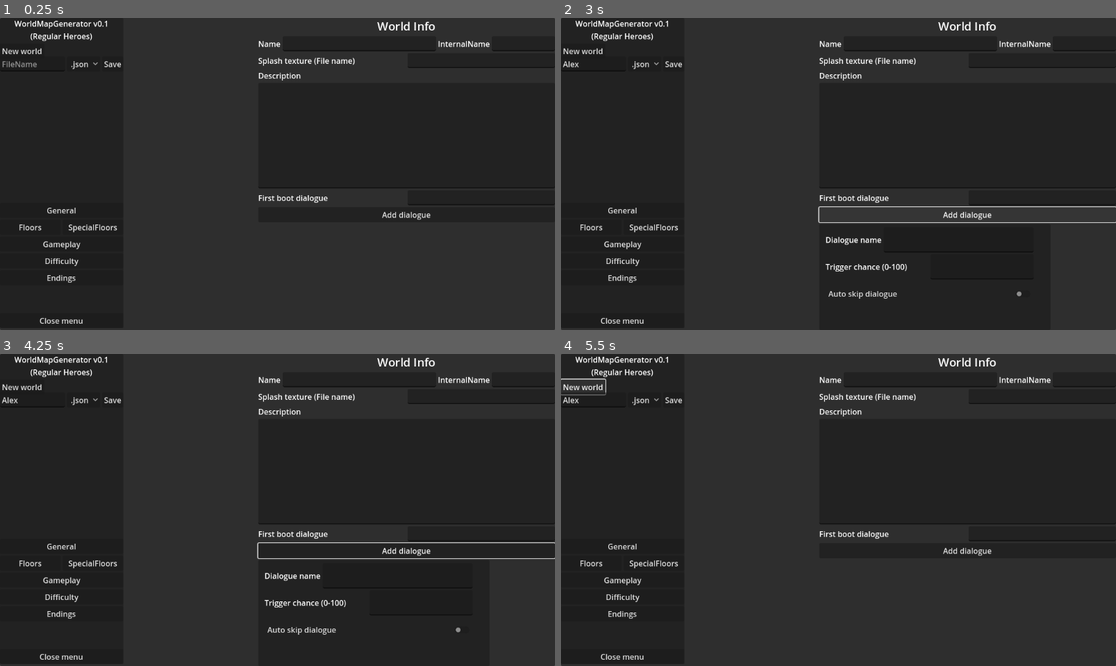
Above: before the commit, frames 1-4 (two rows, left to right).
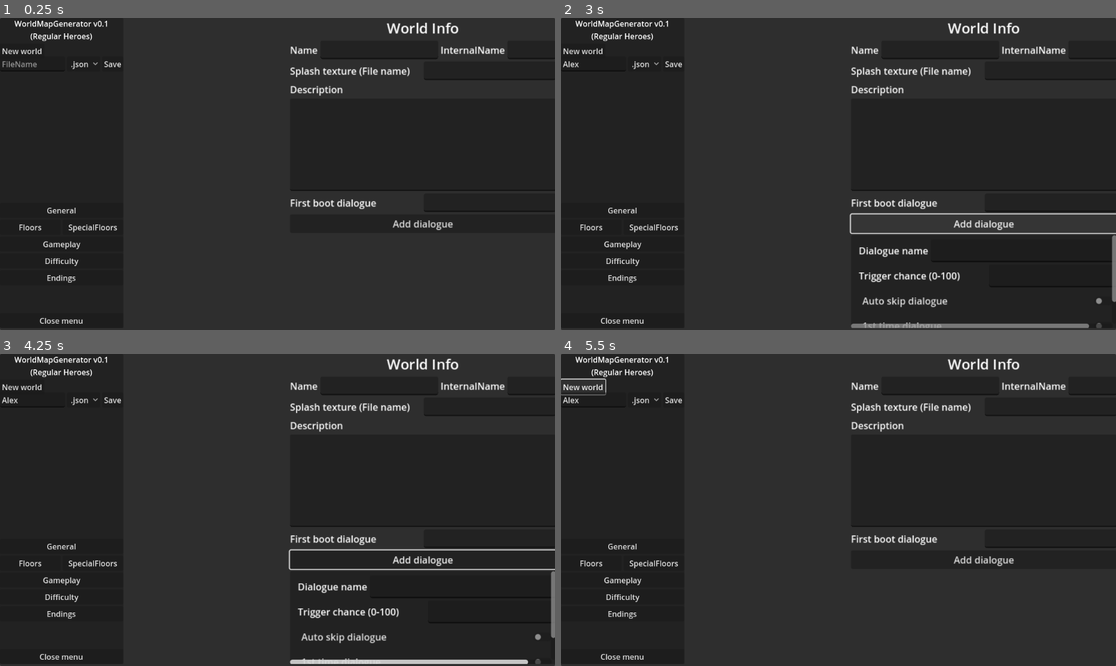
Above: after the commit, the same moments.

Repository: j-madariaga/godot-regh-world-creator
Game: Godot game, scene res://src/Scenes/MainWindow.tscn
Same seed, same stepped clock (60 frames per second), same inputs: the game is played once before the commit and once after it.
Inputs (mouse positions are in pixels of both pictures, inside the frame that each line leads up to):
- Up to frame 1 (0.25 s): no input
- Up to frame 2 (3 s): click (594, 64) at 0.52 s; type "Alex" at 0.6 s; click ".json" at 1.25 s; click "Save" at 2 s; click "Add dialogue" at 2.75 s
- Up to frame 3 (4.25 s): click (427, 662) at 3.5 s, where only the run after the commit has a clickable "1st time dialogue"
- Up to frame 4 (5.5 s): click "New world" at 4.25 s; click "New world" at 5 s

The runs differ from the first frame. In frame 1, 2.2% of the frame differs, in the area x 46-100%, y 1-68%; in frame 2, 5.0%; in frame 3, 5.1%, in the area x 46-100%, y 1-100%; in frame 4, 2.2%.
Error in both runs: Attempt to call function 'is_open' in base 'null instance' on a null instance. (res://src/Scripts/UI/WorldMapCreator.gd:203)

Commit message:
Fight events serialization

Diff:
--- a/src/Scenes/DialogueEntry.tscn
+++ b/src/Scenes/DialogueEntry.tscn
@@ -47,3 +47,8 @@
 layout_mode = 2
 size_flags_vertical = 3
 text = "Auto skip dialogue"
+
+[node name="FirstBoot" type="CheckButton" parent="Organizer"]
+layout_mode = 2
+size_flags_vertical = 3
+text = "1st time dialogue"
--- a/src/Scenes/EventScroll.tscn
+++ b/src/Scenes/EventScroll.tscn
@@ -3,8 +3,9 @@
 [ext_resource type="Script" uid="uid://dvv8dfahspulf" path="res://src/Scripts/UI/EventScroll.gd" id="1_14dsc"]
 
 [node name="EventScrollHolder" type="VBoxContainer"]
-offset_right = 528.0
-offset_bottom = 235.0
+custom_minimum_size = Vector2(550, 350)
+offset_right = 550.0
+offset_bottom = 350.0
 script = ExtResource("1_14dsc")
 
 [node name="Buttons" type="HBoxContainer" parent="."]
--- a/src/Scenes/FightEventData.tscn
+++ /dev/null
@@ -1,20 +0,0 @@
-[gd_scene format=3 uid="uid://b24c4ykkqk73t"]
-
-[node name="FightEvent" type="PanelContainer"]
-offset_right = 583.0
-offset_bottom = 237.0
-
-[node name="VBoxContainer" type="VBoxContainer" parent="."]
-layout_mode = 2
-
-[node name="HBoxContainer" type="HBoxContainer" parent="VBoxContainer"]
-layout_mode = 2
-
-[node name="Label" type="Label" parent="VBoxContainer/HBoxContainer"]
-layout_mode = 2
-size_flags_horizontal = 3
-text = "Enemy resource"
-
-[node name="LineEdit" type="LineEdit" parent="VBoxContainer/HBoxContainer"]
-layout_mode = 2
-size_flags_horizontal = 3
--- /dev/null
+++ b/src/Scenes/FightEventObj.tscn
@@ -0,0 +1,80 @@
+[gd_scene load_steps=2 format=3 uid="uid://b24c4ykkqk73t"]
+
+[ext_resource type="Script" uid="uid://cyhkcf35jbwdh" path="res://src/Scripts/UI/FightEncounterObj.gd" id="1_htdm7"]
+
+[node name="FightEventObj" type="PanelContainer"]
+custom_minimum_size = Vector2(300, 440)
+offset_right = 583.0
+offset_bottom = 430.0
+script = ExtResource("1_htdm7")
+
+[node name="VBoxContainer" type="VBoxContainer" parent="."]
+layout_mode = 2
+
+[node name="Name" type="HBoxContainer" parent="VBoxContainer"]
+layout_mode = 2
+size_flags_horizontal = 5
+size_flags_vertical = 3
+
+[node name="Label" type="Label" parent="VBoxContainer/Name"]
+layout_mode = 2
+size_flags_horizontal = 3
+text = "Event name"
+
+[node name="EventName" type="LineEdit" parent="VBoxContainer/Name"]
+layout_mode = 2
+size_flags_horizontal = 3
+
+[node name="Description" type="VBoxContainer" parent="VBoxContainer"]
+layout_mode = 2
+size_flags_horizontal = 5
+size_flags_vertical = 3
+size_flags_stretch_ratio = 2.76
+
+[node name="Label" type="Label" parent="VBoxContainer/Description"]
+layout_mode = 2
+size_flags_horizontal = 3
+text = "Description"
+
+[node name="DescInput" type="TextEdit" parent="VBoxContainer/Description"]
+layout_mode = 2
+size_flags_horizontal = 3
+size_flags_vertical = 3
+size_flags_stretch_ratio = 0.18
+
+[node name="Resource" type="HBoxContainer" parent="VBoxContainer"]
+layout_mode = 2
+size_flags_horizontal = 5
+size_flags_vertical = 3
+
+[node name="Label" type="Label" parent="VBoxContainer/Resource"]
+layout_mode = 2
+size_flags_horizontal = 3
+text = "Enemy resource"
+
+[node name="EnemyName" type="LineEdit" parent="VBoxContainer/Resource"]
+layout_mode = 2
+size_flags_horizontal = 3
+
+[node name="DialogueLabel" type="Label" parent="VBoxContainer"]
+layout_mode = 2
+size_flags_horizontal = 5
+size_flags_vertical = 3
+text = "Dialogue data"
+
+[node name="Button" type="Button" parent="VBoxContainer"]
+layout_mode = 2
+size_flags_horizontal = 0
+text = "Add dialogue"
+
+[node name="Scroll" type="ScrollContainer" parent="VBoxContainer"]
+layout_mode = 2
+size_flags_vertical = 3
+size_flags_stretch_ratio = 5.75
+
+[node name="DialogueList" type="HBoxContainer" parent="VBoxContainer/Scroll"]
+layout_mode = 2
+size_flags_horizontal = 3
+size_flags_vertical = 3
+
+[connection signal="button_up" from="VBoxContainer/Button" to="." method="AddDialogue"]
--- a/src/Scenes/FloorButton.tscn
+++ b/src/Scenes/FloorButton.tscn
@@ -1,10 +1,11 @@
-[gd_scene load_steps=2 format=3 uid="uid://bkwmth6t26t4"]
+[gd_scene load_steps=3 format=3 uid="uid://bkwmth6t26t4"]
 
 [ext_resource type="Script" uid="uid://dhpj1qiwluv4u" path="res://src/Scripts/UI/FloorButton.gd" id="1_axj3p"]
+[ext_resource type="PackedScene" uid="uid://b0xm4255gttf5" path="res://src/Scenes/EventScroll.tscn" id="2_ha7n5"]
 
 [node name="FloorButton" type="PanelContainer"]
 self_modulate = Color(0, 1, 1, 1)
-custom_minimum_size = Vector2(700, 300)
+custom_minimum_size = Vector2(700, 400)
 anchors_preset = -1
 anchor_right = 0.608
 anchor_bottom = 0.463
@@ -17,7 +18,7 @@
 
 [node name="HBoxContainer" type="HBoxContainer" parent="Organizer"]
 layout_mode = 2
-offset_right = 663.0
+offset_right = 701.0
 offset_bottom = 31.0
 
 [node name="FloorTag" type="Label" parent="Organizer/HBoxContainer"]
@@ -44,8 +45,8 @@
 visible = false
 layout_mode = 2
 offset_top = 35.0
-offset_right = 663.0
-offset_bottom = 234.0
+offset_right = 700.0
+offset_bottom = 272.0
 size_flags_vertical = 3
 
 [node name="Right" type="VBoxContainer" parent="Organizer/GeneralInfoData"]
@@ -77,6 +78,8 @@
 layout_mode = 2
 size_flags_horizontal = 3
 size_flags_vertical = 3
+wrap_mode = 1
+autowrap_mode = 2
 
 [node name="Splash" type="VBoxContainer" parent="Organizer/GeneralInfoData/Right"]
 layout_mode = 2
@@ -103,9 +106,10 @@
 [node name="MapGenData" type="HBoxContainer" parent="Organizer"]
 visible = false
 layout_mode = 2
+offset_left = 29.0
 offset_top = 36.0
-offset_right = 663.0
-offset_bottom = 232.0
+offset_right = 683.0
+offset_bottom = 282.0
 size_flags_vertical = 3
 
 [node name="Right" type="VBoxContainer" parent="Organizer/MapGenData"]
@@ -215,8 +219,8 @@
 [node name="EventData" type="HBoxContainer" parent="Organizer"]
 layout_mode = 2
 offset_top = 36.0
-offset_right = 665.0
-offset_bottom = 233.0
+offset_right = 693.0
+offset_bottom = 362.0
 size_flags_vertical = 3
 
 [node name="Right" type="VBoxContainer" parent="Organizer/EventData"]
@@ -260,6 +264,8 @@
 size_flags_stretch_ratio = 2.44
 current_tab = 0
 tab_close_display_policy = 1
+drag_to_rearrange_enabled = true
+deselect_enabled = true
 tab_count = 3
 tab_0/title = "FIGHT"
 tab_1/title = "ENCOUNTER"
@@ -269,12 +275,23 @@
 layout_mode = 2
 size_flags_vertical = 3
 
+[node name="EventScrollHolder" parent="Organizer/EventData/Right/ScrollHolder" instance=ExtResource("2_ha7n5")]
+layout_mode = 0
+
+[node name="EventScrollHolder2" parent="Organizer/EventData/Right/ScrollHolder" instance=ExtResource("2_ha7n5")]
+visible = false
+layout_mode = 0
+
+[node name="EventScrollHolder3" parent="Organizer/EventData/Right/ScrollHolder" instance=ExtResource("2_ha7n5")]
+visible = false
+layout_mode = 0
+
 [node name="DialogueData" type="HBoxContainer" parent="Organizer"]
 visible = false
 layout_mode = 2
 offset_top = 36.0
-offset_right = 665.0
-offset_bottom = 233.0
+offset_right = 697.0
+offset_bottom = 327.0
 size_flags_vertical = 3
 
 [node name="Right" type="VBoxContainer" parent="Organizer/DialogueData"]
--- a/src/Scenes/MainWindow.tscn
+++ b/src/Scenes/MainWindow.tscn
@@ -124,13 +124,16 @@
 
 [node name="WorldInfoScreen" type="VBoxContainer" parent="."]
 layout_mode = 1
-anchors_preset = 11
-anchor_left = 1.0
-anchor_right = 1.0
-anchor_bottom = 1.0
-offset_left = -616.0
-grow_horizontal = 0
-grow_vertical = 2
+anchors_preset = -1
+anchor_left = 0.465
+anchor_right = 1.0
+anchor_bottom = 1.0
+offset_left = 66.3199
+offset_right = -105.0
+offset_bottom = -128.0
+grow_horizontal = 0
+grow_vertical = 2
+scale = Vector2(1.24, 1.24)
 size_flags_horizontal = 3
 
 [node name="Title" type="Label" parent="WorldInfoScreen"]
--- /dev/null
+++ b/src/Scripts/Resources/FightEncounterResource.gd
@@ -0,0 +1,4 @@
+class_name FightEncounterResource
+extends GameEncounterResource
+
+@export var enemyResourceName : String = ""
--- a/src/Scripts/Resources/FloorResource.gd
+++ b/src/Scripts/Resources/FloorResource.gd
@@ -4,7 +4,7 @@
 @export_group("General info")
 @export var name : String = "";
 @export var description : String = "";
-@export var splashImage = "";
+@export var splashImageFilename : String= "";
 @export var floorEnterDialogues := []
 
 @export_group("Map Generation")
@@ -15,10 +15,10 @@
 @export var minNodePaths : int = 0;
 @export var maxNodePaths : int = 0;
 @export var nodeTypeWeights : Dictionary = {}
-@export var additionalRules : Dictionary;
+@export var additionalMapGenRules : String = "";
 
 @export_group("Events")
 @export var events : Dictionary = {};
 
 @export_group("Dialogues")
-@export var dialogues : Dictionary = {};
+@export var bootDialogues : Dictionary = {};
--- a/src/Scripts/Resources/GameEncounterResource.gd
+++ b/src/Scripts/Resources/GameEncounterResource.gd
@@ -1,7 +1,7 @@
 class_name GameEncounterResource
 extends Resource
 
+@export var title : String = "";
+@export var description : String = "";
 @export var type : String = "";
-@export var dialogueFile : String = "";
-@export_range(0,100,1) var dialogueTriggerChance : int = 100;
-@export var autoSkip : bool = false;
+@export var dialogueData : Array[DialogueInfo] = [];
--- a/src/Scripts/UI/DialogueEntry.gd
+++ b/src/Scripts/UI/DialogueEntry.gd
@@ -4,6 +4,7 @@
 @onready var dialName = $Organizer/Name/NameInput
 @onready var triggerChance = $Organizer/TriggerChance/TriggerChance
 @onready var autoSkip = $Organizer/AutoSkip
+@onready var firstBoot = $Organizer/FirstBoot
 
 func Load(_data : Variant = null):
 	if _data == null:
@@ -14,12 +15,14 @@
 	dialName.text = data["internalName"];
 	triggerChance.text = str(data["triggerChance"]);
 	autoSkip.button_pressed = data["autoSkip"];
+	firstBoot.button_pressed = data["firstBoot"];
 	return;
 
 func LoadResource(dialData : DialogueInfo):
 	dialName.text = dialData.internalName;
-	triggerChance.text = dialData.triggerChance;
+	triggerChance.text = str(dialData.triggerChance);
 	autoSkip.button_pressed = dialData.autoSkip;
+	firstBoot.button_pressed = dialData.firstBootTrigger;
 	return;
 
 func SaveJSON() -> Dictionary:
@@ -27,6 +30,7 @@
 	data["internalName"] = dialName.text;
 	data["triggerChance"] = int(triggerChance.text);
 	data["autoSkip"] = autoSkip.button_pressed;
+	data["firstBoot"] = firstBoot.button_pressed;
 	return data;
 
 func SaveResource() -> DialogueInfo:
@@ -34,4 +38,5 @@
 	dial.internalName = dialName.text;
 	dial.triggerChance = int(triggerChance.text);
 	dial.autoSkip = autoSkip.button_pressed;
+	dial.firstBootTrigger = firstBoot.button_pressed;
 	return dial;
--- a/src/Scripts/UI/EventScroll.gd
+++ b/src/Scripts/UI/EventScroll.gd
@@ -1,15 +1,20 @@
 class_name EventScroll
 extends VBoxContainer
 
-const FIGHT_EVENT_DATA = preload("res://src/Scenes/FightEventData.tscn")
+const FIGHT_EVENT_DATA = preload("res://src/Scenes/FightEventObj.tscn")
 
 var eventType : String = "";
 @onready var eventList = $EventScroll/EventList
 
 
 func AddEventBox():
-	print(eventType)
 	match eventType:
 		"FIGHT":
 			var fightEv = FIGHT_EVENT_DATA.instantiate();
 			eventList.add_child(fightEv);
+
+		"ENCOUNTER":
+			return;
+
+		"BOSS":
+			return;
--- /dev/null
+++ b/src/Scripts/UI/FightEncounterObj.gd
@@ -0,0 +1,34 @@
+class_name FightEncounterObj
+extends GameEncounterObj
+
+const DIAL_ENTRY_OBJ = preload("res://src/Scenes/DialogueEntry.tscn")
+
+@onready var eventName = $VBoxContainer/Name/EventName
+@onready var descName = $VBoxContainer/Description/DescInput
+@onready var enemyNameInput = $VBoxContainer/Resource/EnemyName
+@onready var dialogueList = $VBoxContainer/Scroll/DialogueList
+
+func AddDialogue():
+	var dialEntry = DIAL_ENTRY_OBJ.instantiate();
+	dialogueList.add_child(dialEntry);
+	return;
+
+func SaveResource() -> FightEncounterResource:
+	var res := FightEncounterResource.new();
+	res.title = eventName.text;
+	res.description = descName.text;
+	res.enemyResourceName = enemyNameInput.text;
+
+	for ch in dialogueList.get_children():
+		res.dialogueData.append(ch.SaveResource());
+	return res;
+
+func LoadResource(res : FightEncounterResource):
+	eventName.text = res.title;
+	enemyNameInput.text = res.enemyResourceName;
+
+	for dial in res.dialogueData:
+
+		var dialEntry = DIAL_ENTRY_OBJ.instantiate();
+		dialogueList.add_child(dialEntry);
+		dialEntry.LoadResource(dial);
--- a/src/Scripts/UI/FloorButton.gd
+++ b/src/Scripts/UI/FloorButton.gd
@@ -26,6 +26,7 @@
 @onready var minPaths = $Organizer/MapGenData/Right/Paths/MinInput
 @onready var maxPaths = $Organizer/MapGenData/Right/Paths/MaxInput
 @onready var weightList = $Organizer/MapGenData/Left/Weights/ScrollContainer/WeightList
+@onready var mapGenRulesInput = $Organizer/MapGenData/Left/AdditionalRules/ScriptInput
 
 # Events
 @onready var newTypeInput = $Organizer/EventData/Right/EventTypes/TypeInput
@@ -39,6 +40,7 @@
 
 func _ready():
 	SwitchTab(0);
+	SwitchEventTab(0);
 	UpdateWeightTabs();
 	SetEventHolders();
 	return;
@@ -61,8 +63,6 @@
 		if eventScrollHolder.get_child_count() == 1:
 			scroll.visible = true;
 
-		print(scroll.eventType);
-
 	return;
 
 func RemoveNodeType(idx : int = 0):
@@ -88,17 +88,21 @@
 	dialogueList.add_child(dialEntry);
 	return;
 
-func FindInEventScroll(label : String) -> bool:
+func FindInEventScroll(label : String) -> int:
+	var idx = 0;
 	for i : EventScroll in eventScrollHolder.get_children():
 		if i.eventType == label:
-			return true;
-	return false;
-
-func FindInWeightTable(label : String = "") -> bool:
+			return idx;
+		idx += 1;
+	return -1;
+
+func FindInWeightTable(label : String = "") -> int:
+	var idx = 0;
 	for i : NodeWeightEntry in weightList.get_children():
 		if i.typeLabel.text == label:
-			return true;
-	return false;
+			return idx;
+		idx += 1;
+	return -1;
 
 func SwitchEventTab(tabIdx : int = 0):
 	for i in typeTabs.tab_count:
@@ -115,7 +119,7 @@
 	for n in typeNames:
 
 		# Do not alter existing ones
-		if FindInWeightTable(n):
+		if FindInWeightTable(n) == -1:
 			continue;
 
 		var weightObj = WEIGHT_ENTRY_OBJ.instantiate() as NodeWeightEntry;
@@ -161,7 +165,7 @@
 	var floorRes := FloorResource.new();
 	floorRes.name = floorName.text;
 	floorRes.description = floorDesc.text;
-	floorRes.splashImage = floorImage.text;
+	floorRes.splashImageFilename = floorImage.text;
 
 	floorRes.minLayers = int(minLayers.text);
 	floorRes.maxLayers = int(maxLayers.text);
@@ -170,13 +174,101 @@
 	floorRes.minNodePaths = int(minPaths.text);
 	floorRes.maxNodePaths = int(maxPaths.text);
 
+	floorRes.additionalMapGenRules = mapGenRulesInput.text;
+
 	floorRes.nodeTypeWeights = {}
 	for i in typeTabs.tab_count:
-		floorRes.nodeTypeWeights[typeTabs.get_tab_title(i)] = float(weightList.get_child(i).weightInput.text);
+		var typeKey = typeTabs.get_tab_title(i)
+		floorRes.nodeTypeWeights[typeKey] = float(weightList.get_child(i).weightInput.text);
+
+	for i in eventScrollHolder.get_child_count():
+		var evScroll: EventScroll = eventScrollHolder.get_child(i);
+		floorRes.events[evScroll.eventType] = [];
+
+		for ev : GameEncounterObj in evScroll.eventList.get_children():
+			floorRes.events[evScroll.eventType].append(ev.SaveResource());
+
+
+		#var evScroll = eventScrollHolder.get_child(i)
+		#var evCount = evScroll.get_child_count();
+		#for j in evCount:
+			#floorRes.events[typeKey].append(evScroll.get_child(i).SaveResource());
+
+
+
 
 	return floorRes;
 
-func Load(_floorData := {}):
+func Load(_floorData : Variant):
+	if _floorData is FloorResource:
+		LoadResource(_floorData);
+	elif _floorData is Dictionary:
+		LoadJSON(_floorData);
+	return;
+
+func LoadJSON(_floorData := {}):
+	return;
+
+func LoadResource(floorData : FloorResource):
+	floorName.text =  floorData.name;
+	floorDesc.text = floorData.description;
+	floorImage.text = floorData.splashImageFilename;
+
+	minLayers.text = str(floorData.minLayers);
+	maxLayers.text = str(floorData.maxLayers);
+	minNodesPerLayer.text = str(floorData.minNodesPerLayer);
+	maxNodesPerLayer.text = str(floorData.maxNodesPerLayer);
+	minPaths.text = str(floorData.minNodePaths);
+	maxPaths.text = str(floorData.maxNodePaths);
+
+	mapGenRulesInput.text = floorData.additionalMapGenRules;
+
+	# Node weight table
+	for i in floorData.nodeTypeWeights.size():
+		var key = floorData.nodeTypeWeights.keys()[i];
+		var idx = FindInWeightTable(key);
+		if idx != -1:
+			weightList.get_child(idx).weightInput.text = str(floorData.nodeTypeWeights[key]);
+			continue;
+
+		var weightEntry = WEIGHT_ENTRY_OBJ.instantiate();
+		weightList.add_child(weightEntry);
+		weightEntry.typeLabel.text = key
+		weightEntry.weightInput.text = str(floorData.nodeTypeWeights[key]);
+
+	for ch in eventScrollHolder.get_children():
+		ch.queue_free()
+
+	for tb in typeTabs.tab_count:
+		typeTabs.remove_tab(0);
+
+	var evTypeCount = weightList.get_child_count();
+	for i in evTypeCount:
+		var key = floorData.nodeTypeWeights.keys()[i];
+		typeTabs.add_tab(key);
+
+		var evScroll = EVENT_SCROLL_OBJ.instantiate();
+		eventScrollHolder.add_child(evScroll);
+		evScroll.eventType = key;
+
+		var evCount = floorData.events[key].size();
+		for j in evCount:
+			evScroll.AddEventBox();
+			evScroll.eventList.get_child(j).LoadResource(floorData.events[key][j])
+
+
+	SwitchEventTab(0);
+	# Event pools
+	#for n in floorData.nodeTypeWeights.size():
+		#var key = floorData.events.keys()[i];
+		## Do not alter existing ones
+		#if FindInEventScroll(n) == -1:
+			#continue;
+
+		#var weightObj = WEIGHT_ENTRY_OBJ.instantiate() as NodeWeightEntry;
+		#weightList.add_child(weightObj)
+		#weightObj.typeLabel.text = n;
+
 	return;
 
 func SwitchTab(tabIdx : int = 0):
--- /dev/null
+++ b/src/Scripts/UI/GameEncounterObj.gd
@@ -0,0 +1,17 @@
+class_name GameEncounterObj
+extends PanelContainer
+
+
+
+func LoadJSON(_data := {}):
+	return;
+
+func SaveJSON():
+	return;
+
+
+func LoadResource(_data):
+	return;
+
+func SaveResource():
+	return;
--- a/src/Scripts/UI/WorldMapCreator.gd
+++ b/src/Scripts/UI/WorldMapCreator.gd
@@ -231,7 +231,7 @@
 
 func LoadResource(fileName : String = ""):
 
-	var worldRes := ResourceLoader.load(OUTPUT_PATH + "/" + fileName);
+	var worldRes := ResourceLoader.load(OUTPUT_PATH + "/" + fileName) as WorldResource;
 
 	if worldRes == null:
 		print("ERROR: resource % s failed to load!" % [fileName]);
@@ -252,6 +252,15 @@
 		dialEntry.triggerChance.text = str(int(dial.triggerChance));
 		dialEntry.autoSkip.button_pressed = dial.autoSkip;
 
+	for fl in worldRes.floors:
+		var floorButton = FLOOR_BUTTON_ARCH.instantiate();
+		floorList.add_child(floorButton);
+		floorButton.Load(fl);
+
+	for fl in worldRes.specFloors:
+		var floorButton = FLOOR_BUTTON_ARCH.instantiate();
+		specialFloorList.add_child(floorButton);
+		floorButton.Load(fl);
 
 	return;
 
@@ -260,19 +269,18 @@
 
 	if fileName.contains(".json"):
 		inputFilename.text = fileName.trim_suffix(".json");
+		fileExtensionList.select(0);
 		LoadJSON()
 
 	if fileName.contains(".res"):
 		inputFilename.text = fileName.trim_suffix(".res");
+		fileExtensionList.select(2);
 		LoadResource(fileName)
 
 	if fileName.contains(".tres"):
 		inputFilename.text = fileName.trim_suffix(".tres");
+		fileExtensionList.select(1);
 		LoadResource(fileName);
-
-
-	else:
-		printerr("ERROR: COULD NOT LOAD FILE")
 
 	return;
 
